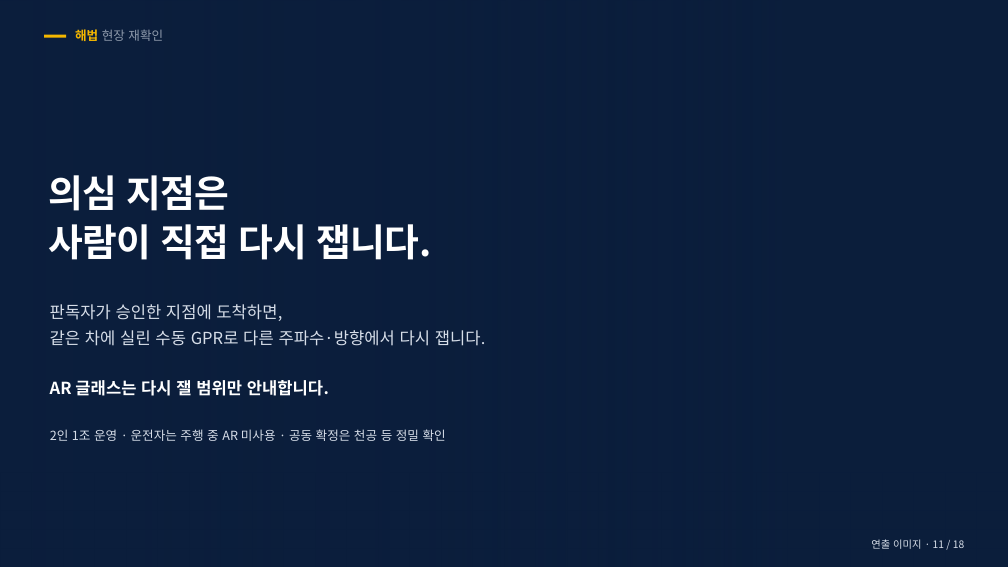
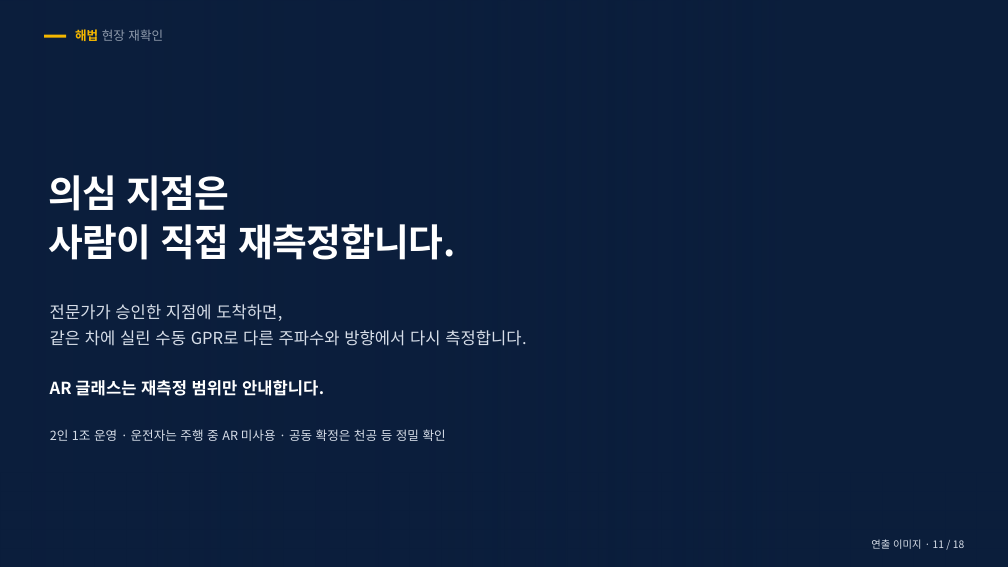
Before and after one commit to woojin-choe/pv5-hose-lab, a slide deck: slide 11 of ppt_all/PV5_GroundWatch_10_26.pptx. Drawn at 1008x567 pixels with LibreOffice and Linux fonts; fonts in the diff are those of the drawing; background and template pictures are left out. Boxes give left, top, right and bottom in pixels: in the first picture for what was removed or moved away, otherwise in the second. Text is boxed around its words. In the diff, an @@ line names an element or a change of style, - is before the commit and + after.

```diff
--- a/ppt_all/PV5_GroundWatch_10_26.pptx
+++ b/ppt_all/PV5_GroundWatch_10_26.pptx
@@ text at [49,224,456,260]: text changed @@
-사람이 직접 다시 잽니다.
+사람이 직접 재측정합니다.
@@ text at [50,304,282,321]: text changed @@
-판독자가 승인한 지점에 도착하면,
+전문가가 승인한 지점에 도착하면,
@@ text at [50,330,526,346]: text changed @@
-같은 차에 실린 수동 GPR로 다른 주파수·방향에서 다시 잽니다.
+같은 차에 실린 수동 GPR로 다른 주파수와 방향에서 다시 측정합니다.
@@ text at [50,380,324,396]: text changed @@
-AR 글래스는 다시 잴 범위만 안내합니다.
+AR 글래스는 재측정 범위만 안내합니다.
```
Also in this commit, not shown: 15 other slides changed, 21 other files.
